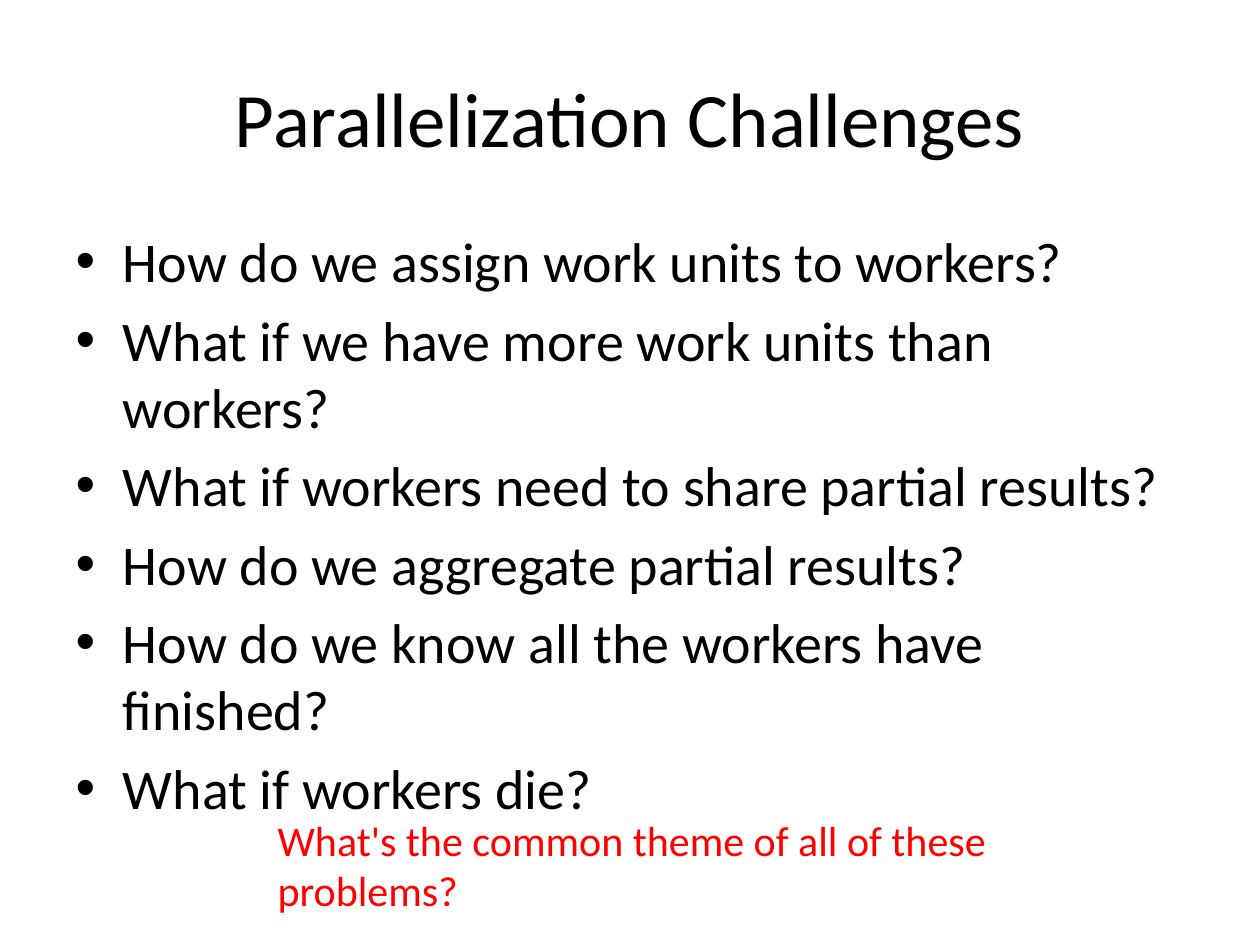
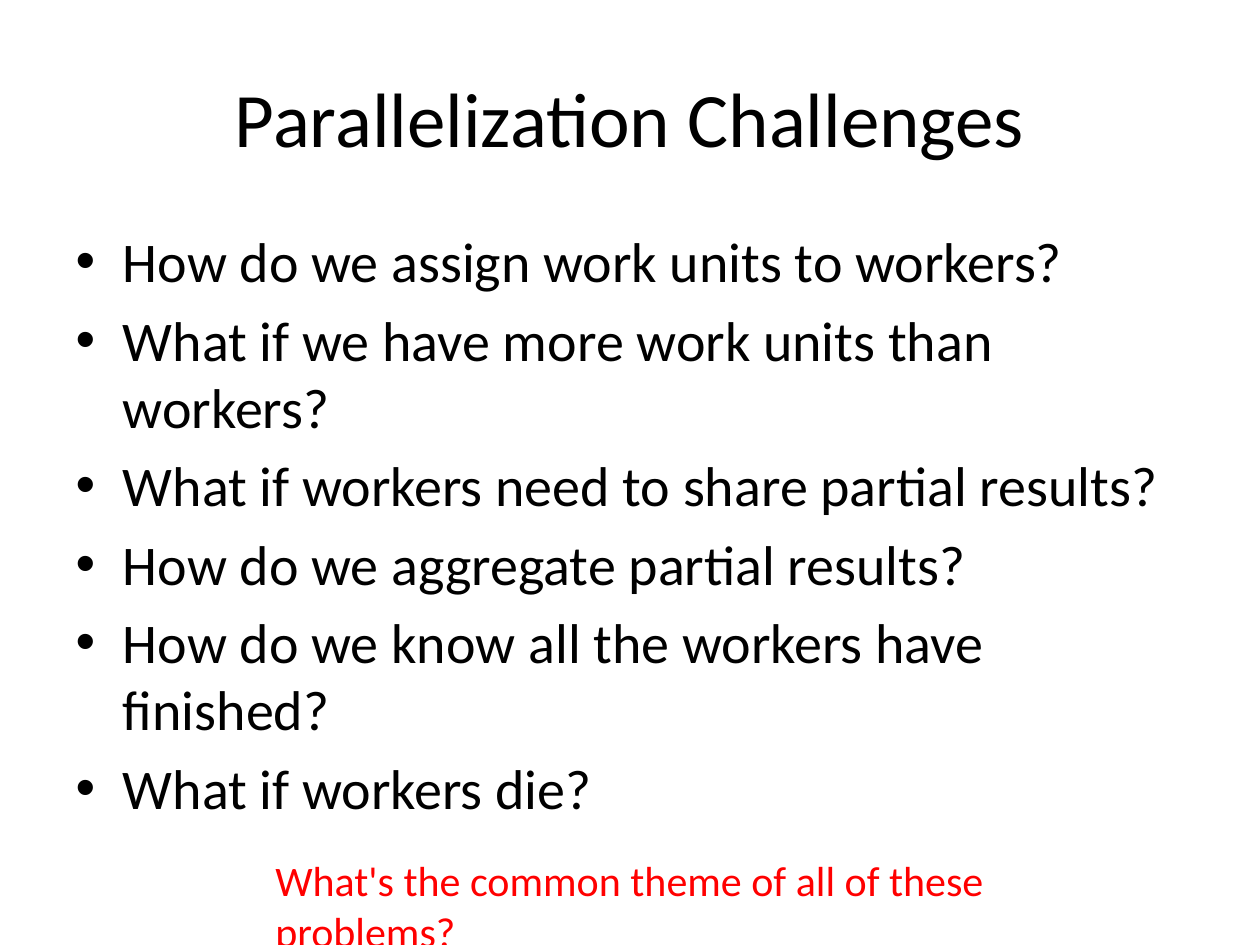
Before and after one commit to chriswjh/chriswjh.github.io, a slide deck: slide 5 of EDM/MapReduce_Design.pptx. Drawn at 1260x945 pixels with LibreOffice and Linux fonts; fonts in the diff are those of the drawing. Boxes give left, top, right and bottom in pixels: in the first picture for what was removed or moved away, otherwise in the second. Text is boxed around its words. In the diff, an @@ line names an element or a change of style, - is before the commit and + after.

```diff
--- a/EDM/MapReduce_Design.pptx
+++ b/EDM/MapReduce_Design.pptx
@@ text "What's the common theme of ...": place and size @@
-text "What's the common theme of ..." at box(278, 826, 985, 857)
+text "What's the common theme of ..." at box(275, 866, 983, 897)
```
Also in this commit, not shown: 5 other slides changed, 1 other file.
